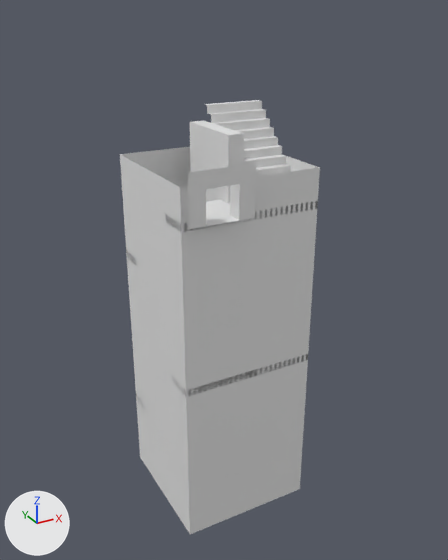
A saved change to the glTF model assets/Models/LevelSets/LevelTransitionStaircase.glb.
Both versions are drawn from a 50 mm camera at (-13.2, -27.7, 10.5) aimed at (4.9, 5.1, -5.9). The lights are fixed; the arrows at lower left show +X, +Y and +Z.

Script lines for the objects in view, before the commit:
```python
me_cube_001 = bpy.data.meshes.new('Cube.001')
me_cube_001.from_pydata(...)  # 24 vertices, 32 faces; spans x 0.0..9.0, y 0.0..10.0, z -22.0..3.0
me_cube_003 = bpy.data.meshes.new('Cube.003')
me_cube_003.from_pydata(...)  # a box spanning x 4.0..5.0, y 3.0..8.0, z -22.0..4.0
me_plane_001 = bpy.data.meshes.new('Plane.001')
me_plane_001.from_pydata(...)  # 42 vertices, 40 faces; spans x 5.0..9.0, y 3.0..8.0, z 0.0..5.0
ob_cube = bpy.data.objects.new('Cube', me_cube_001)
ob_cube.location = (0.0, 0.0, 0.0)
ob_cube_002 = bpy.data.objects.new('Cube.002', me_cube_003)
ob_cube_002.location = (0.0, 0.0, 0.0)
ob_plane_001 = bpy.data.objects.new('Plane.001', me_plane_001)
ob_plane_001.location = (0.0, 0.0, 0.0)
# also in view: 'Cube.001' at (4.5, 5.5, -8.2)
```
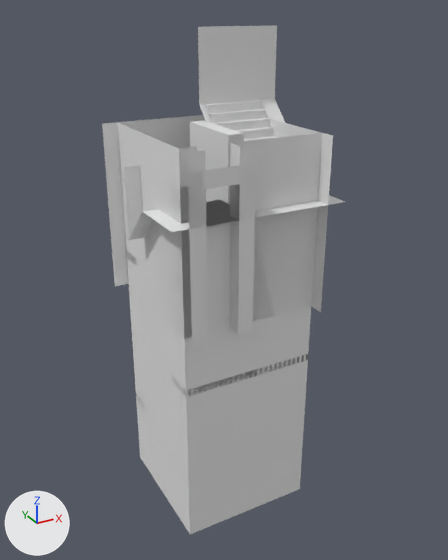
Changed parts and their boxes (x1, y1, x2, y2) in the pictures (448 x 560 px):
```json
{"object": "COLL", "change": "added", "after": [102, 25, 345, 347]}
```

Edits to the scene script, one JSON object a line:
```json
{"op": "add", "block": "me_plane_002", "code": ["me_plane_002 = bpy.data.meshes.new('Plane.002')", "me_plane_002.from_pydata(...)  # 38 vertices, 30 faces; spans x -1.0..10.3, y 0.0..10.0, z -7.0..9.5"]}
{"op": "add", "block": "ob_coll", "code": ["ob_coll = bpy.data.objects.new('COLL', me_plane_002)", "ob_coll.location = (0.0, 0.0, 0.0)"]}
```
